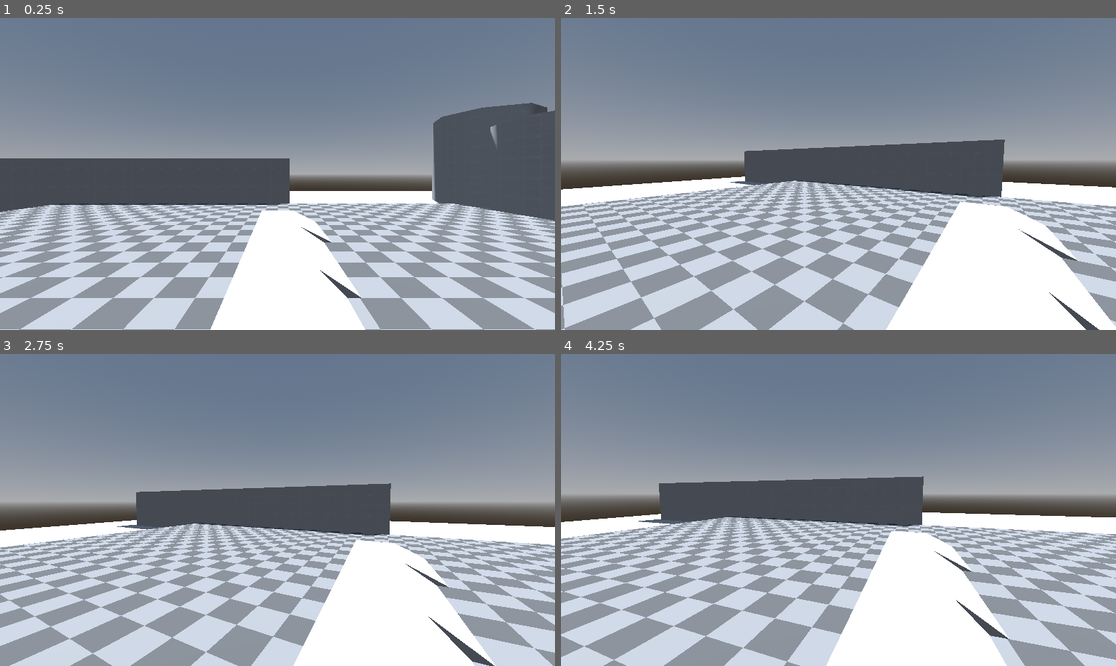
Above: before the commit, frames 1-4 (two rows, left to right).
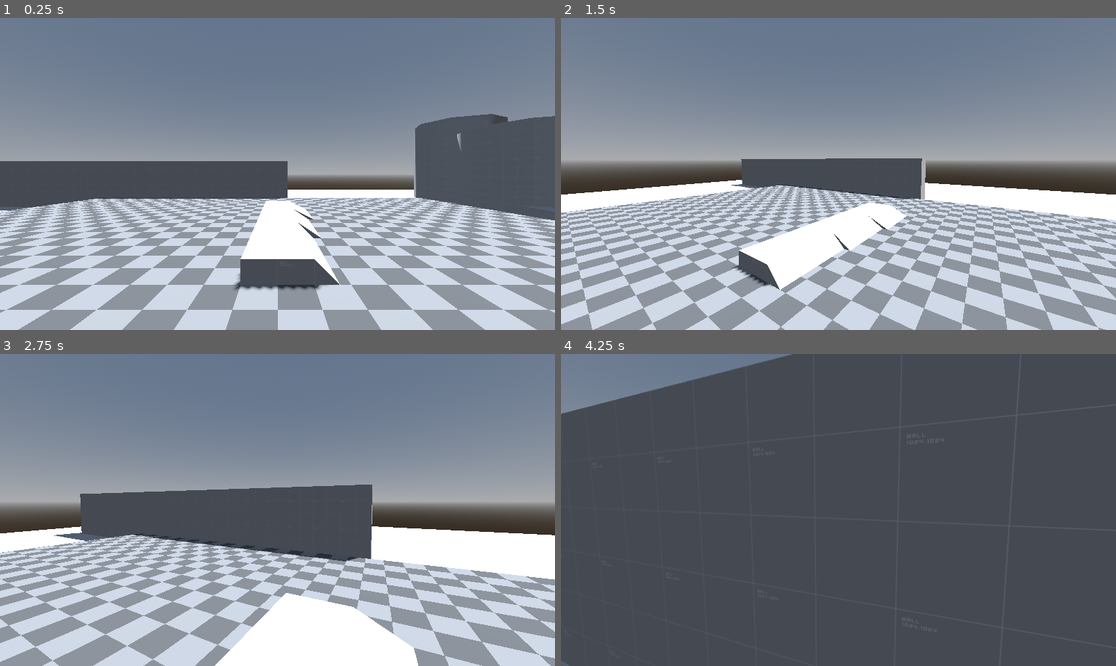
Above: after the commit, the same moments.

Repository: Octoan1/respawn26-colors
Game: Godot game, scene res://Game/main.tscn
Two runs of this game, one before a commit and one after it. Both use one fixed random seed, a clock stepped at 60 frames per second and the inputs below. The engine's default icon, where the game draws it, is replaced by a stand-in: a white triangle on a blue panel in a dark square.
Inputs (mouse positions are in pixels of both pictures, inside the frame that each line leads up to):
- Up to frame 1 (0.25 s): no input
- Up to frame 2 (1.5 s): tap Enter at 0.5 s; move the mouse to (960, 158) at 0.52 s; hold D (player_right) 0.53-1.28 s; click (960, 158) at 0.67 s; tap Space (player_jump) at 0.77 s; move the mouse to (810, 174) at 1.27 s; hold W (player_forwards) from 1.28 s (still down)
- Up to frame 3 (2.75 s): keep holding W (player_forwards); tap Space (player_jump) at 1.52 s; move the mouse to (288, 503) at 2.02 s
- Up to frame 4 (4.25 s): keep holding W (player_forwards); move the mouse to (832, 516) at 2.77 s; tap Space (player_jump) at 3.02, 3.77 s; move the mouse to (877, 513) at 3.52 s

The runs differ from the first frame. In frame 1, 29% of the frame differs, in the area x 0-100%, y 27-100%; in frame 2, 34%; in frame 3, 29%; in frame 4, 89%, in the area x 0-100%, y 0-100%.

Commit message:
Added basic wall movements

Diff:
--- a/Entities/Player/wall_riding.gd
+++ b/Entities/Player/wall_riding.gd
@@ -34,26 +34,16 @@
 		Transitioned.emit(self, "AIR")
 		return
 
-	var wall_direction = wall_normal.cross(Vector3.UP).normalized()
-	var forward = -player.global_transform.basis.z
 
-	if wall_direction.dot(forward) < 0:
-		wall_direction = -wall_direction
-
-	player.velocity.x = wall_direction.x * player.speed
-	player.velocity.z = wall_direction.z * player.speed
+	var input_dir := Input.get_vector("player_left", "player_right", "player_forwards", "player_backwards")
+	var direction := (player.transform.basis * Vector3(input_dir.x, 0, input_dir.y)).normalized()
+	if direction:
+		player.velocity.x = move_toward(player.velocity.x, direction.x * player.speed, player.acceleration * delta)
+		player.velocity.z = move_toward(player.velocity.z, direction.z * player.speed, player.acceleration * delta)
+	else:
+		player.velocity.x = move_toward(player.velocity.x, 0, player.acceleration * delta)
+		player.velocity.z = move_toward(player.velocity.z, 0, player.acceleration * delta)
 
 	player.velocity += -wall_normal * player.stick_force
 
-
-
-	#var input_dir := Input.get_vector("player_left", "player_right", "player_forwards", "player_backwards")
-	#var direction := (player.transform.basis * Vector3(input_dir.x, 0, input_dir.y)).normalized()
-	#if direction:
-		#player.velocity.x = move_toward(player.velocity.x, direction.x * player.speed, player.acceleration * delta)
-		#player.velocity.z = move_toward(player.velocity.z, direction.z * player.speed, player.acceleration * delta)
-	#else:
-		#player.velocity.x = move_toward(player.velocity.x, 0, player.acceleration * delta)
-		#player.velocity.z = move_toward(player.velocity.z, 0, player.acceleration * delta)
-	#
-	#player.move_and_slide()
+	player.move_and_slide()
--- a/Game/main.tscn
+++ b/Game/main.tscn
@@ -10,4 +10,4 @@
 [node name="TestLevel" parent="." unique_id=866147153 instance=ExtResource("1_f5lw1")]
 
 [node name="Player" parent="." unique_id=493457226 instance=ExtResource("2_gab3r")]
-transform = Transform3D(1, 0, 0, 0, 1, 0, 0, 0, 1, 0, 1.3893414, 0)
+transform = Transform3D(1, 0, 0, 0, 1, 0, 0, 0, 1, 0, 1.3893414, 2.7507596)
--- a/Levels/test_level.tscn
+++ b/Levels/test_level.tscn
@@ -84,6 +84,7 @@
 
 [node name="Wall" type="CSGBox3D" parent="." unique_id=2069567957]
 transform = Transform3D(1, 0, 0, 0, 1, 0, 0, 0, 1, -9.353862, 1.5, -11.008642)
+use_collision = true
 size = Vector3(20, 3, 1)
 material = ExtResource("1_00vsl")
 
